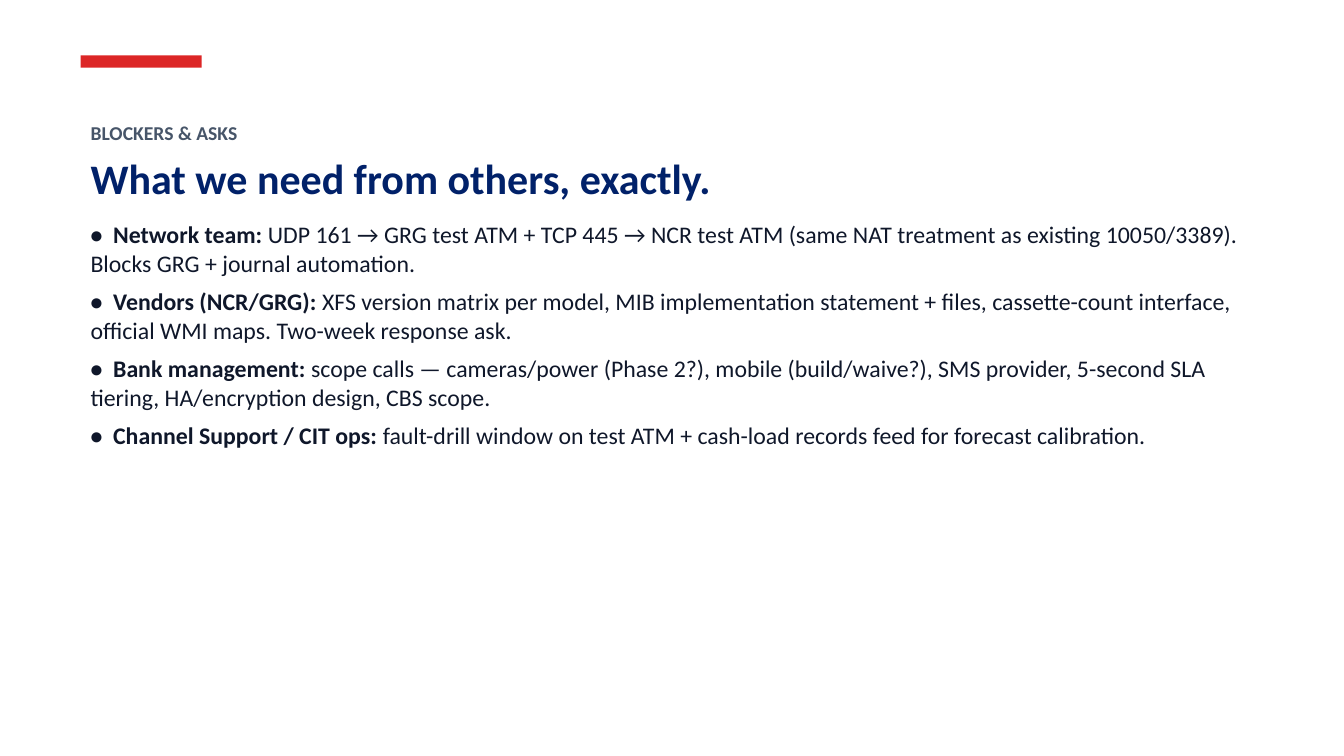
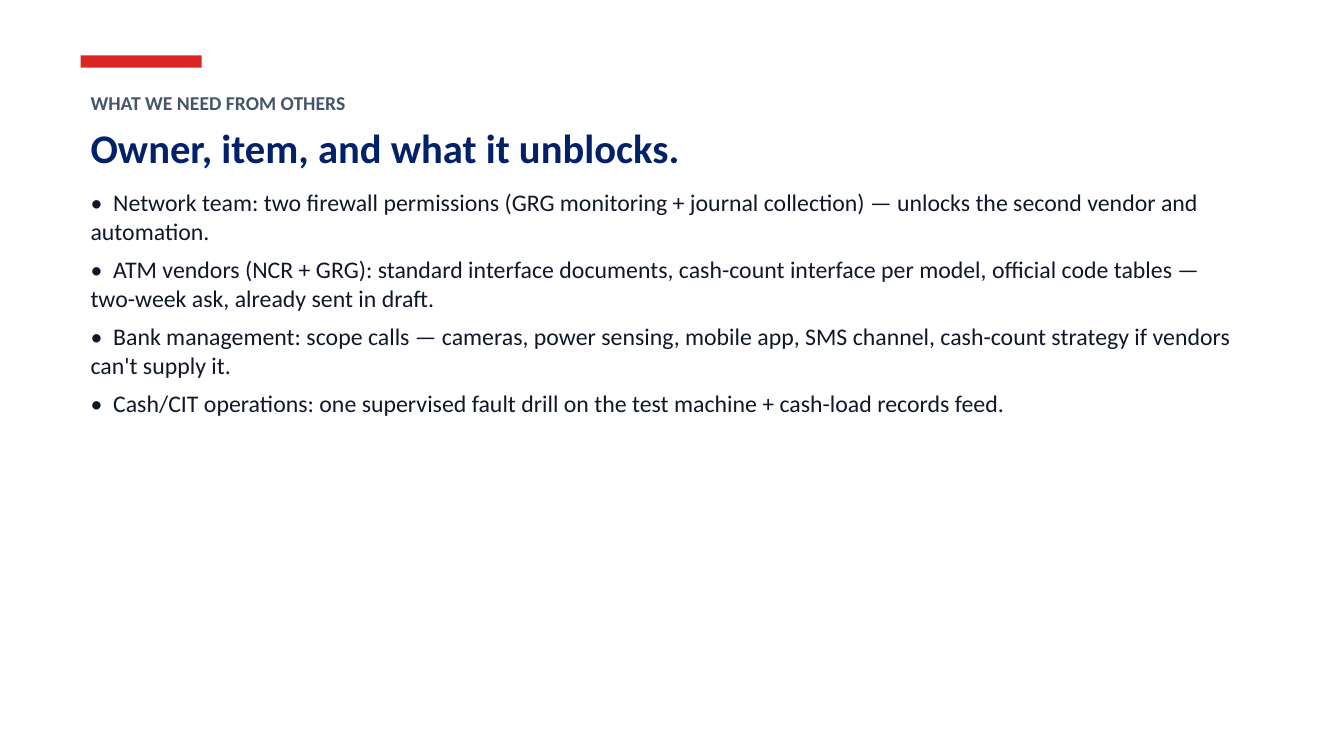
Before and after one commit to teddyhabtamu/Dashen-Bank-ATM-monitoring-system, a slide deck: slide 9 of docs/ATM_Monitoring_Status_2026-10-13.pptx (slide 8 before the commit). Drawn at 1344x756 pixels with LibreOffice and Linux fonts; fonts in the diff are those of the drawing. Boxes give left, top, right and bottom in pixels: in the first picture for what was removed or moved away, otherwise in the second. Text is boxed around its words. In the diff, an @@ line names an element or a change of style, - is before the commit and + after.

```diff
--- a/docs/ATM_Monitoring_Status_2026-10-13.pptx
+++ b/docs/ATM_Monitoring_Status_2026-10-13.pptx
@@ text at [91,97,1230,416]: text changed @@
-BLOCKERS & ASKS
-What we need from others, exactly.
-• Network team: UDP 161 → GRG test ATM + TCP 445 → NCR test ATM (same NAT treatment as existing 10050/3389). Blocks GRG + journal automation.
-• Vendors (NCR/GRG): XFS version matrix per model, MIB implementation statement + files, cassette-count interface, official WMI maps. Two-week response ask.
-• Bank management: scope calls — cameras/power (Phase 2?), mobile (build/waive?), SMS provider, 5-second SLA tiering, HA/encryption design, CBS scope.
-• Channel Support / CIT ops: fault-drill window on test ATM + cash-load records feed for forecast calibration.
+WHAT WE NEED FROM OTHERS
+Owner, item, and what it unblocks.
+• Network team: two firewall permissions (GRG monitoring + journal collection) — unlocks the second vendor and automation.
+• ATM vendors (NCR + GRG): standard interface documents, cash-count interface per model, official code tables — two-week ask, already sent in draft.
+• Bank management: scope calls — cameras, power sensing, mobile app, SMS channel, cash-count strategy if vendors can't supply it.
+• Cash/CIT operations: one supervised fault drill on the test machine + cash-load records feed.
```
Also in this commit, not shown: 7 other slides changed, 4 slides added, 4 slides removed.
